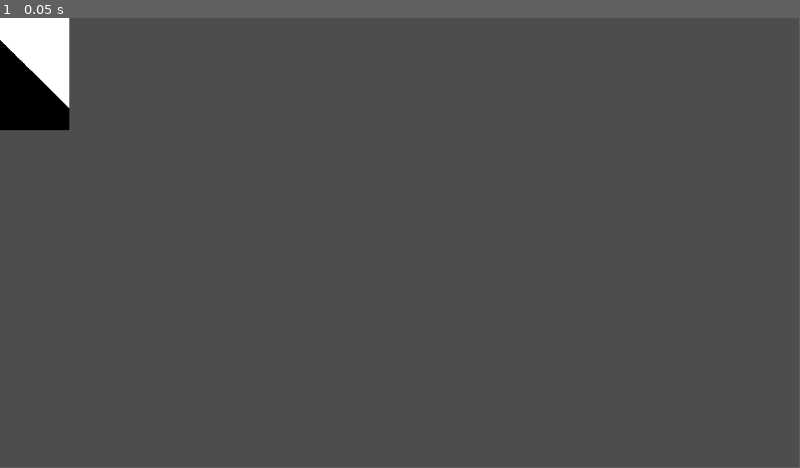
Above: before the commit, frame 1.
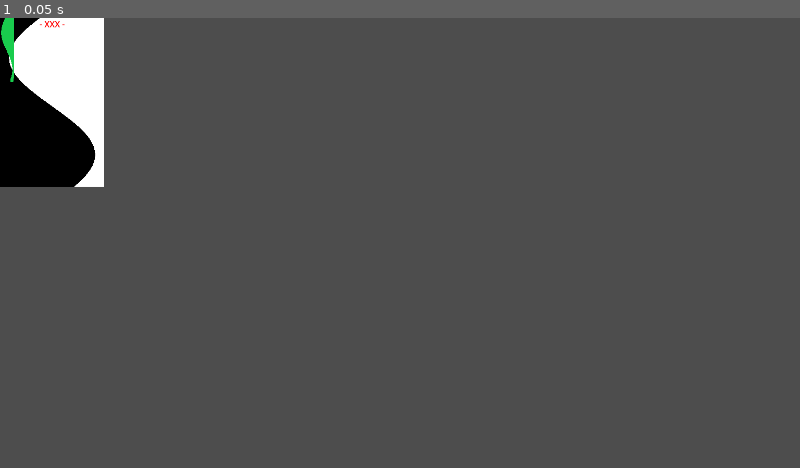
Above: after the commit, the same moment.

Repository: MelPeslier/PixelSpirit
Game: Godot game, scene res://2D/card/card_2d.tscn
Two runs of this game, one before a commit and one after it. Both use one fixed random seed, a clock stepped at 60 frames per second and the inputs below. The project has no main scene, so this scene is started directly.
Inputs:
- Up to frame 1 (0.05 s): no input
In our replay, the window is 799x449 before the commit and 800x450 after it. These sizes can differ from the game's own. Grey fills any space a smaller window leaves; there, only what the larger window draws over its background counts as a difference.

The runs differ from the first frame. In frame 1, 3.3% of the frame differs, in the area x 0-13%, y 0-38%.

Commit message:
essaie de transformation de la couleur du texte

Diff:
--- a/2D/card/card_2d.tscn
+++ b/2D/card/card_2d.tscn
@@ -1,6 +1,7 @@
-[gd_scene load_steps=3 format=3 uid="uid://bwgc3ojcdglv2"]
+[gd_scene load_steps=5 format=3 uid="uid://bwgc3ojcdglv2"]
 
 [ext_resource type="Shader" path="res://2D/card/shaders/02_strength.gdshader" id="1_dinhc"]
+[ext_resource type="Shader" path="res://2D/card/shaders/front_face.gdshader" id="1_wqxgp"]
 
 [sub_resource type="ShaderMaterial" id="ShaderMaterial_vj11h"]
 shader = ExtResource("1_dinhc")
@@ -9,19 +10,23 @@
 shader_parameter/pos_x = -1.035
 shader_parameter/amplitude = 0.255
 shader_parameter/frequency = 5.462
-shader_parameter/div = 0.5
+
+[sub_resource type="ShaderMaterial" id="ShaderMaterial_38vkm"]
+shader = ExtResource("1_wqxgp")
 
 [node name="Card2D" type="Node2D"]
 
-[node name="FrontFace" type="ColorRect" parent="."]
+[node name="FrontFace" type="Control" parent="."]
 clip_contents = true
-custom_minimum_size = Vector2(100, 162)
-offset_right = 97.0
-offset_bottom = 162.0
+custom_minimum_size = Vector2(200, 324)
+layout_mode = 3
+anchors_preset = 0
+offset_right = 150.0
+offset_bottom = 243.0
 
 [node name="SquarredUV" type="ColorRect" parent="FrontFace"]
 material = SubResource("ShaderMaterial_vj11h")
-custom_minimum_size = Vector2(162, 162)
+custom_minimum_size = Vector2(324, 324)
 layout_mode = 1
 anchors_preset = 8
 anchor_left = 0.5
@@ -34,3 +39,39 @@
 offset_bottom = 81.0
 grow_horizontal = 2
 grow_vertical = 2
+
+[node name="ArcaneNumber" type="Label" parent="FrontFace"]
+modulate = Color(1, 0, 0, 1)
+layout_mode = 1
+anchors_preset = 5
+anchor_left = 0.5
+anchor_right = 0.5
+offset_left = -12.5
+offset_right = 12.5
+offset_bottom = 15.0
+grow_horizontal = 2
+text = "- XXX -"
+uppercase = true
+
+[node name="TransformText" type="ColorRect" parent="FrontFace"]
+material = SubResource("ShaderMaterial_38vkm")
+layout_mode = 1
+anchors_preset = 15
+anchor_right = 1.0
+anchor_bottom = 1.0
+grow_horizontal = 2
+grow_vertical = 2
+color = Color(0, 0, 1, 1)
+
+[node name="BackBufferCopy" type="BackBufferCopy" parent="FrontFace"]
+rect = Rect2(0, 0, 200, 324)
+
+[node name="Control" type="Control" parent="FrontFace"]
+layout_mode = 1
+anchors_preset = 5
+anchor_left = 0.5
+anchor_right = 0.5
+grow_horizontal = 2
+
+[node name="BackBufferCopy" type="BackBufferCopy" parent="FrontFace/Control"]
+rect = Rect2(-24.5, 0, 49, 26)
--- a/2D/card/shaders/02_strength.gdshader
+++ b/2D/card/shaders/02_strength.gdshader
@@ -5,19 +5,13 @@
 uniform float pos_x : hint_range(-5.0, 5.0) = -1.035;
 uniform float amplitude : hint_range(0.0, 5.0) = 0.144;
 uniform float frequency : hint_range(0.0, 10.0) = 5.455;
-//
-//void fragment() {
-//	vec2 uv = UV / u_resolution;
-//	uv.y = 1.0 - uv.y;
-//
-//	float cosinus =  pos_y + cos(pos_x + uv.y * frequency) * amplitude;
-//
-//	COLOR.rgb = step(cosinus, uv.x) * vec3(1.0);
-//
-//}
-uniform float div : hint_range(0, 3.0) = 0.5;
 
 void fragment() {
-	vec2 uv = vec2( UV.x, 1.0 - UV.y ) / u_resolution;
-	COLOR.rgb = step( 0.5, (uv.x + uv.y) * div ) * vec3(1.0);
+	vec2 uv = UV / u_resolution;
+	uv.y = 1.0 - uv.y;
+
+	float cosinus =  pos_y + cos(pos_x + uv.y * frequency) * amplitude;
+
+	COLOR.rgb = step(cosinus, uv.x) * vec3(1.0);
+
 }
--- /dev/null
+++ b/2D/card/shaders/front_face.gdshader
@@ -0,0 +1,9 @@
+shader_type canvas_item;
+
+uniform sampler2D screen_texture : hint_screen_texture;
+
+void fragment() {
+	vec4 tex = texture(screen_texture, UV);
+	COLOR.a = step(0.5,tex.r);
+	COLOR.rgb = vec3(0.1, 0.8, 0.3);
+}
--- a/card/spirit_card.tscn
+++ b/card/spirit_card.tscn
@@ -24,7 +24,6 @@
 
 [node name="MajorArcanaNumber" type="Label3D" parent="."]
 transform = Transform3D(1, 0, 0, 0, 1, 0, 0, 0, 1, 0, 1.51301, 0.0119606)
-shaded = true
 double_sided = false
 outline_modulate = Color(0, 0, 0, 0)
 uppercase = true
--- a/project.godot
+++ b/project.godot
@@ -14,6 +14,13 @@
 config/features=PackedStringArray("4.1", "Forward Plus")
 config/icon="res://PixelSpiritLogo.png"
 
+[display]
+
+window/size/viewport_width=1920
+window/size/viewport_height=1080
+window/size/window_width_override=1536
+window/size/window_height_override=864
+
 [rendering]
 
 anti_aliasing/quality/msaa_3d=2
